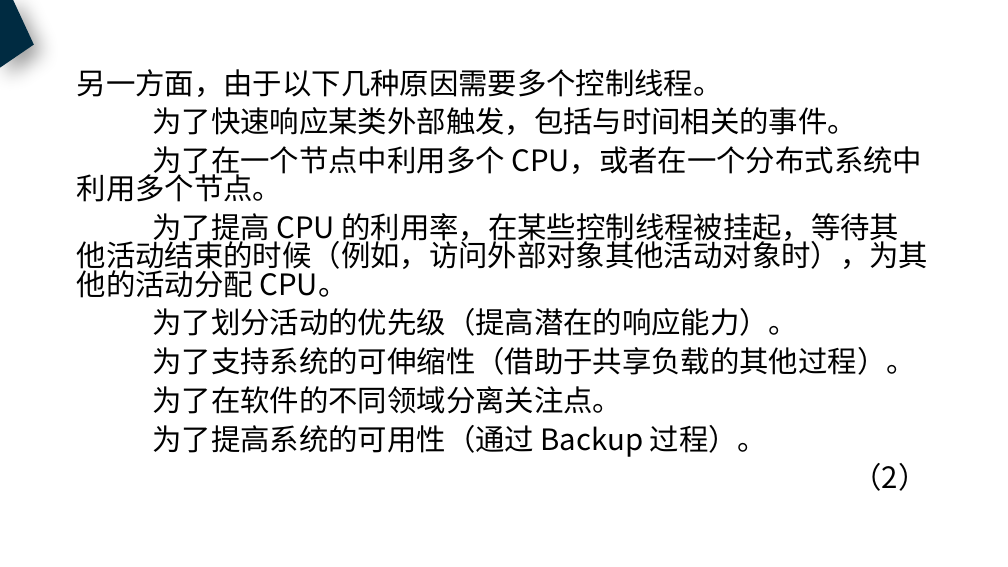
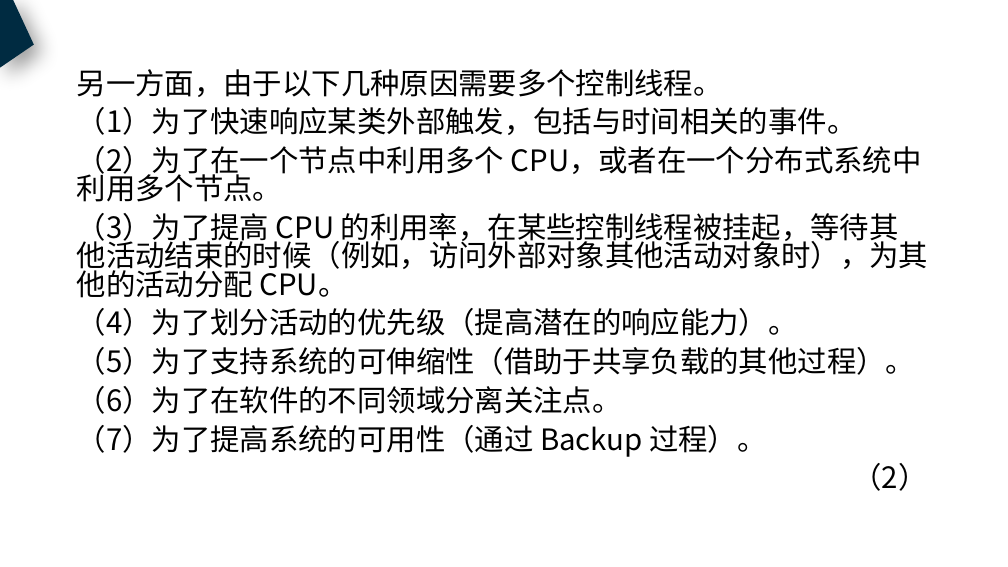
Before and after one commit to PRD2018-G18/PRD2018, a slide deck: slide 41 of 非受控文档/过程文档/UML基础4/UML基础4.pptx (slide 42 before the commit). Drawn at 1008x567 pixels with LibreOffice and Linux fonts; fonts in the diff are those of the drawing. Boxes give left, top, right and bottom in pixels: in the first picture for what was removed or moved away, otherwise in the second. Text is boxed around its words. In the diff, an @@ line names an element or a change of style, - is before the commit and + after.

```diff
--- a/非受控文档/过程文档/UML基础4/UML基础4.pptx
+++ b/非受控文档/过程文档/UML基础4/UML基础4.pptx
@@ text at [77,107,928,457]: text changed @@
-为了快速响应某类外部触发，包括与时间相关的事件。
-为了在一个节点中利用多个 CPU，或者在一个分布式系统中利用多个节点。
-为了提高 CPU 的利用率，在某些控制线程被挂起，等待其 他活动结束的时候（例如，访问外部对象其他活动对象时），为其他的活动分配 CPU。
-为了划分活动的优先级（提高潜在的响应能力）。
-为了支持系统的可伸缩性（借助于共享负载的其他过程）。
-为了在软件的不同领域分离关注点。
-为了提高系统的可用性（通过 Backup 过程）。
+（1）为了快速响应某类外部触发，包括与时间相关的事件。
+（2）为了在一个节点中利用多个 CPU，或者在一个分布式系统中利用多个节点。
+（3）为了提高 CPU 的利用率，在某些控制线程被挂起，等待其 他活动结束的时候（例如，访问外部对象其他活动对象时），为其他的活动分配 CPU。
+（4）为了划分活动的优先级（提高潜在的响应能力）。
+（5）为了支持系统的可伸缩性（借助于共享负载的其他过程）。
+（6）为了在软件的不同领域分离关注点。
+（7）为了提高系统的可用性（通过 Backup 过程）。
```
Also in this commit, not shown: 37 other slides changed, 8 slides added, 3 slides removed, 1 other file.
